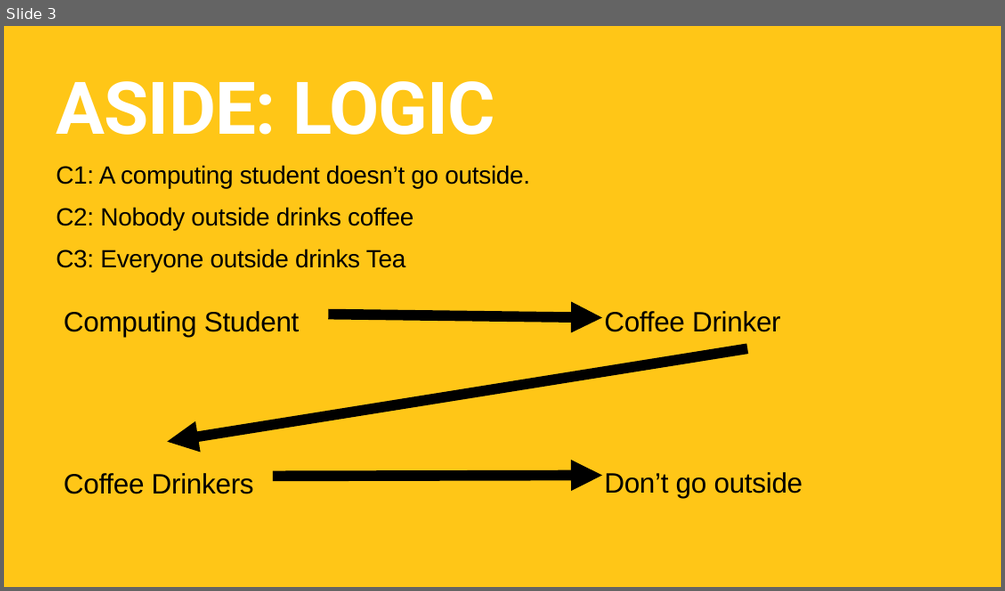
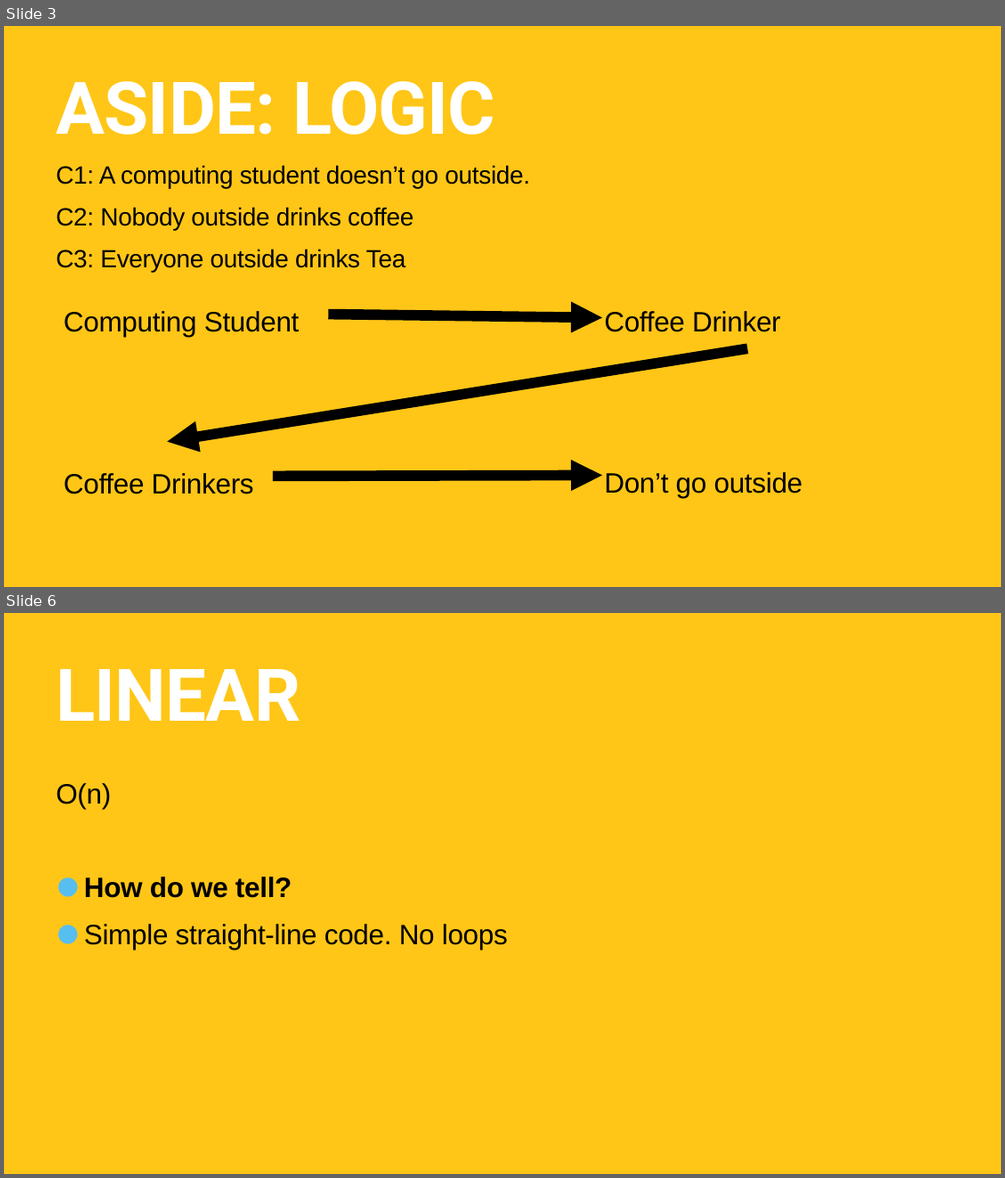
Before and after one commit to TommyWoodley/teaching, a slide deck: ALevel/BigO/BigOPresentation.pptx. Shown one above the other, each under a label of ours: slide 3 before the commit, slides 3 and 6 after it; the slides between them are not shown. The pictures are 1005x591 and 1005x1178 pixels, drawn with LibreOffice and Linux fonts; fonts in the diff are those of the drawing. Boxes give left, top, right and bottom in pixels: in the first picture for what was removed or moved away, otherwise in the second. Text is boxed around its words. In the diff, an @@ line names an element or a change of style, - is before the commit and + after.

```diff
--- a/ALevel/BigO/BigOPresentation.pptx
+++ b/ALevel/BigO/BigOPresentation.pptx
@@ slide 6 added at (4,613,1001,1174), background #FFC617 @@
@@ title added at (56,669,300,721), 140 pt, text #FFFFFF, bold @@
+LINEAR
@@ text added at (56,783,508,949), 54 pt, text #000000 @@
+O(n)
+• How do we tell?
+• Simple straight-line code. No loops
```
Also in this commit, not shown: 7 other slides added, 10 slides removed.
